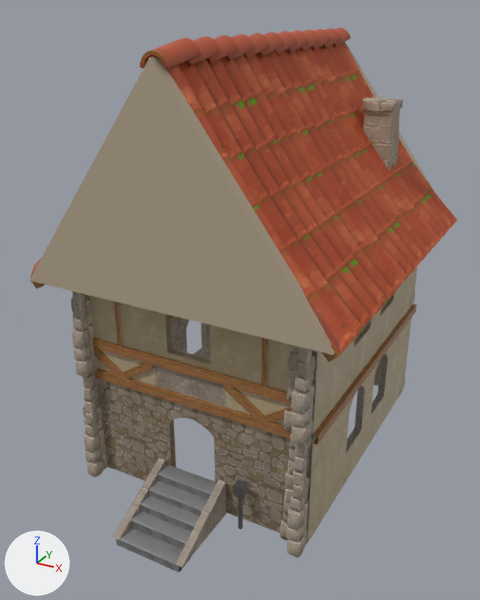
An edit to the glTF model assets/buildings/town_hall_t2.glb, drawn before and after from the same camera.
One viewpoint serves both versions: a 50 mm lens placed at (7.67, -15.45, 11.87), pointed at (-0.21, -1.13, 4.71). Arrows for +X, +Y and +Z are at lower left; the lights stay in place. The picture after the commit comes second.

The first picture shows 'Corner_ExteriorWide_Brick_inst.002', 'Corner_ExteriorWide_Brick_inst.006', 'Roof_RoundTiles_6x8_inst', 'Stairs_Exterior_Straight_inst', 'Wall_Plaster_Straight_inst', 'Wall_Plaster_Straight_inst.002', 'Wall_Plaster_Window_Wide_Round_inst', 'Wall_UnevenBrick_Door_Round_inst', 'Wall_UnevenBrick_Straight_inst', 'Wall_UnevenBrick_Straight_inst.003', 'Wall_UnevenBrick_Straight_inst.006', 'gable' and 17 more.
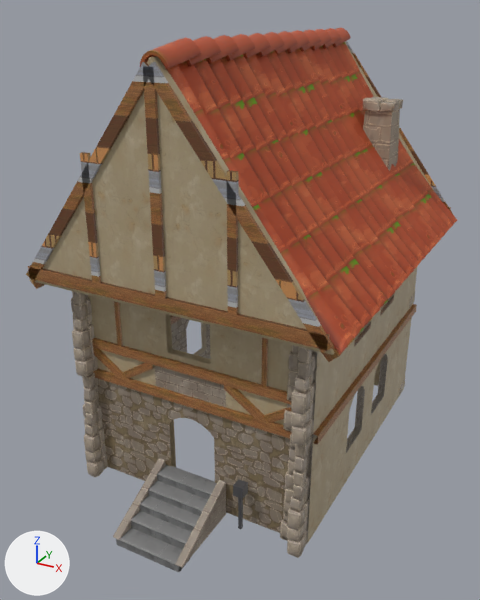
The change in detail:
Mesh me_gable_timber_009 is new.
It has 8 vertices, 12 faces and spans x -0.1..3.88, y 4.9..5.0, z 5.72..10.76.
It uses material mat_mi_woodtrim (picture img_t_woodtrim_basecolor).
Mesh me_gable_timber_005 is new.
It is a box spanning x 1.64..1.84, y -5.0..-4.9, z 6.1..8.94.
It uses material mat_mi_woodtrim (picture img_t_woodtrim_basecolor).
Mesh me_gable_timber_004 is new.
It is a box spanning x -1.84..-1.64, y -5.0..-4.9, z 6.1..8.94.
It uses material mat_mi_woodtrim (picture img_t_woodtrim_basecolor).
Mesh me_gable_timber_003 is new.
It has 8 vertices, 12 faces and spans x -0.1..3.88, y -5.0..-4.9, z 5.72..10.76.
It uses material mat_mi_woodtrim (picture img_t_woodtrim_basecolor).
Mesh me_gable_timber_002 is new.
It has 8 vertices, 12 faces and spans x -3.88..0.1, y -5.0..-4.9, z 5.72..10.76.
It uses material mat_mi_woodtrim (picture img_t_woodtrim_basecolor).
Mesh me_gable_timber_001 is new.
It is a box spanning x -0.12..0.12, y -5.0..-4.9, z 6.1..10.69.
It uses material mat_mi_woodtrim (picture img_t_woodtrim_basecolor).
Mesh me_gable_timber is new.
It is a box spanning x -3.77..3.77, y -5.0..-4.9, z 5.8..6.1.
It uses material mat_mi_woodtrim (picture img_t_woodtrim_basecolor).
Object 'gable_timber.009' (ob_gable_timber_009) is new; it shows me_gable_timber_009.
Its location is (0.0, 0.0, 0.2).
Object 'gable_timber.005' (ob_gable_timber_005) is new; it shows me_gable_timber_005.
Its location is (0.0, 0.0, 0.2).
Object 'gable_timber.004' (ob_gable_timber_004) is new; it shows me_gable_timber_004.
Its location is (0.0, 0.0, 0.2).
Object 'gable_timber.003' (ob_gable_timber_003) is new; it shows me_gable_timber_003.
Its location is (0.0, 0.0, 0.2).
Object 'gable_timber.002' (ob_gable_timber_002) is new; it shows me_gable_timber_002.
Its location is (0.0, 0.0, 0.2).
Object 'gable_timber.001' (ob_gable_timber_001) is new; it shows me_gable_timber_001.
Its location is (0.0, 0.0, 0.2).
Object 'gable_timber' (ob_gable_timber) is new; it shows me_gable_timber.
Its location is (0.0, 0.0, 0.2).

Pixel boxes (x1, y1, x2, y2) of what changed, in the pictures (480 x 600 px):
'gable_timber.003', added: after (145, 62, 334, 353)
'gable_timber', added (brown): after (28, 265, 330, 350)
'gable_timber.002', added: after (26, 61, 153, 282)
'gable_timber.001', added (brown): after (143, 67, 167, 298)
'gable_timber.005', added (brown): after (227, 170, 239, 315)
'gable_timber.004', added (brown): after (80, 152, 101, 283)
'gable_timber.009', added: after (345, 41, 453, 214)
